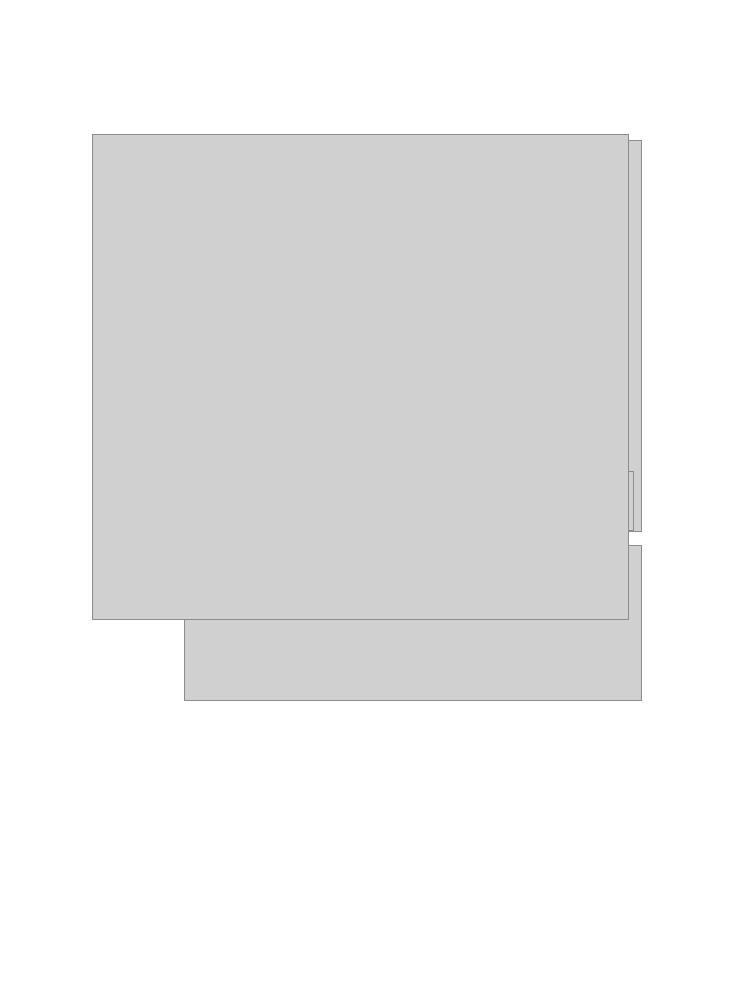
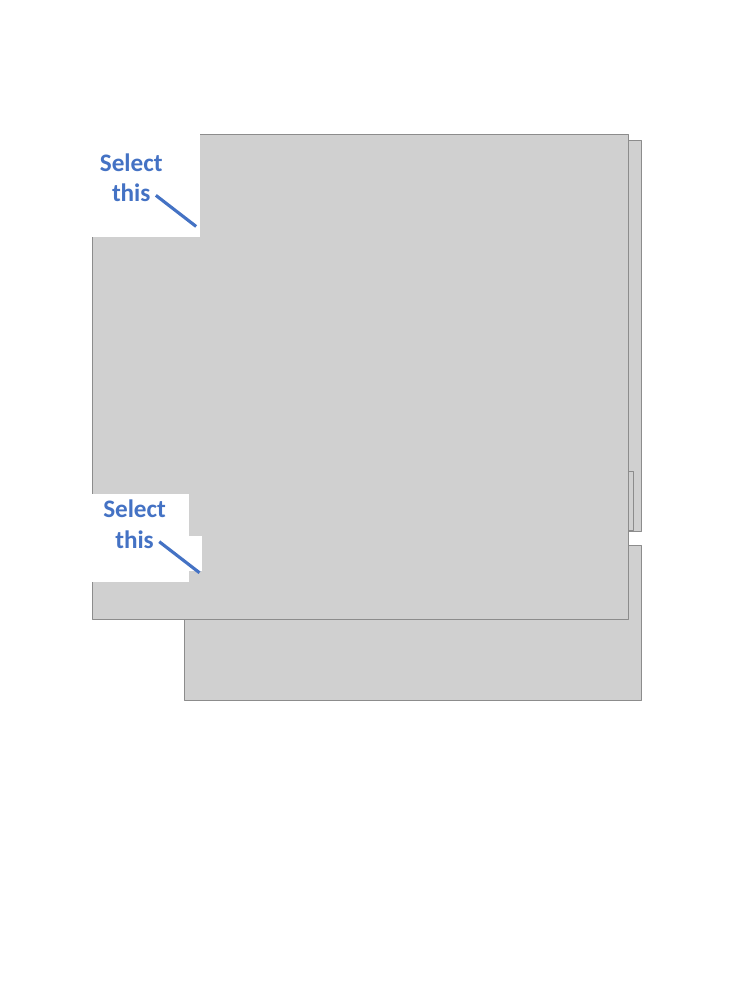
Before and after one commit to nbk5876/nbk5876.github.io, a slide deck: slide 1 of image/howToPost.pptx. Drawn at 756x1008 pixels with LibreOffice and Linux fonts; fonts in the diff are those of the drawing; grey boxes stand for pictures. Boxes give left, top, right and bottom in pixels: in the first picture for what was removed or moved away, otherwise in the second. Text is boxed around its words. In the diff, an @@ line names an element or a change of style, - is before the commit and + after.

```diff
--- a/image/howToPost.pptx
+++ b/image/howToPost.pptx
@@ text added at [100,153,163,201], 18 pt, text #4472C4, bold @@
+Select this
@@ line added from (156, 196) to (197, 227), #4472C4 2.25 pt @@
@@ text added at [103,499,166,548], 18 pt, text #4472C4, bold @@
+Select this
@@ group added at [81,134,202,581]: 3 rectangles, 1 text @@
+Select this
@@ line added from (159, 541) to (200, 573), #4472C4 2.25 pt @@
```
Also in this commit, not shown: 1 other slide changed, 3 other files.
